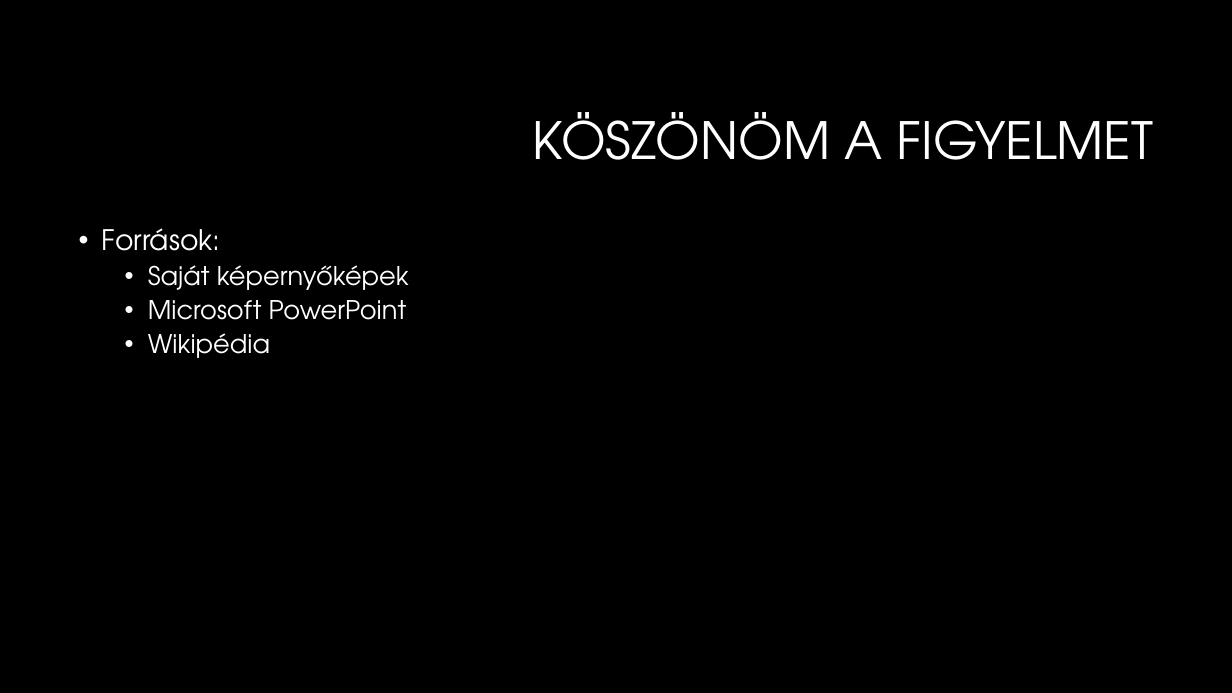
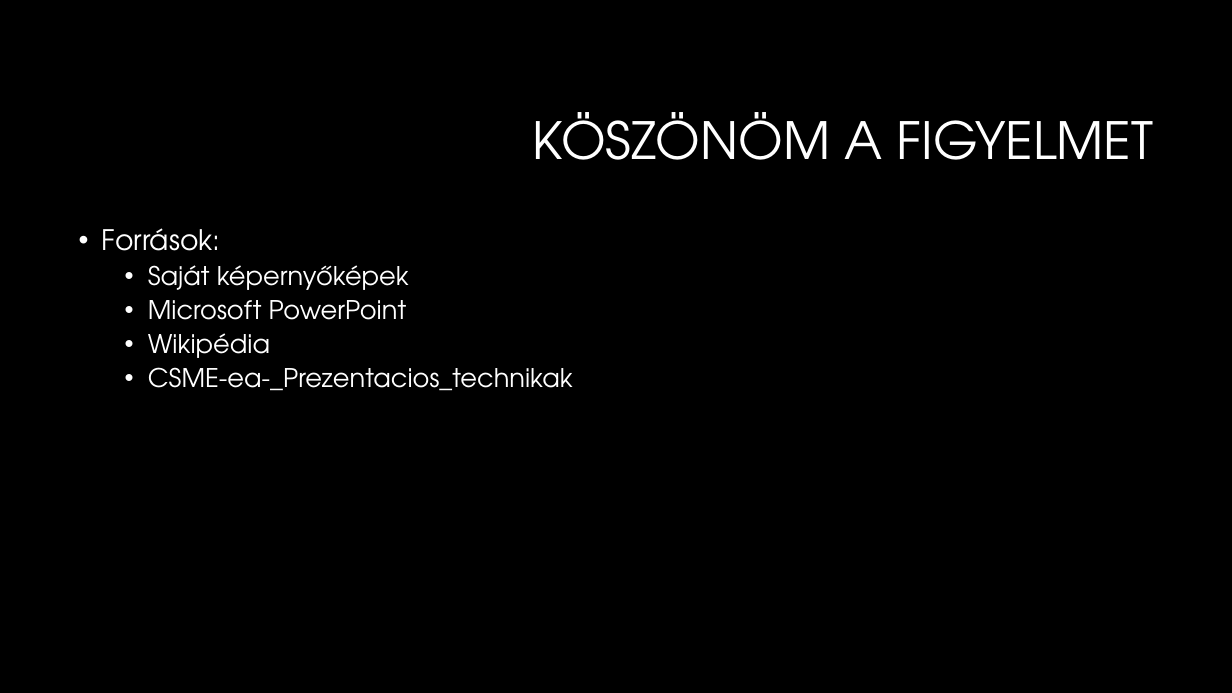
Before and after one commit to GinalZsolt/PPT-PPT, a slide deck: slide 14 of PPT-PPT.pptx. Drawn at 1232x693 pixels with LibreOffice and Linux fonts; fonts in the diff are those of the drawing; background and template pictures are left out. Boxes give left, top, right and bottom in pixels: in the first picture for what was removed or moved away, otherwise in the second. Text is boxed around its words. In the diff, an @@ line names an element or a change of style, - is before the commit and + after.

```diff
--- a/PPT-PPT.pptx
+++ b/PPT-PPT.pptx
@@ text at box(148, 367, 573, 391): paragraph added @@
+  • CSME-ea-_Prezentacios_technikak
```
Also in this commit, not shown: 1 other file.
